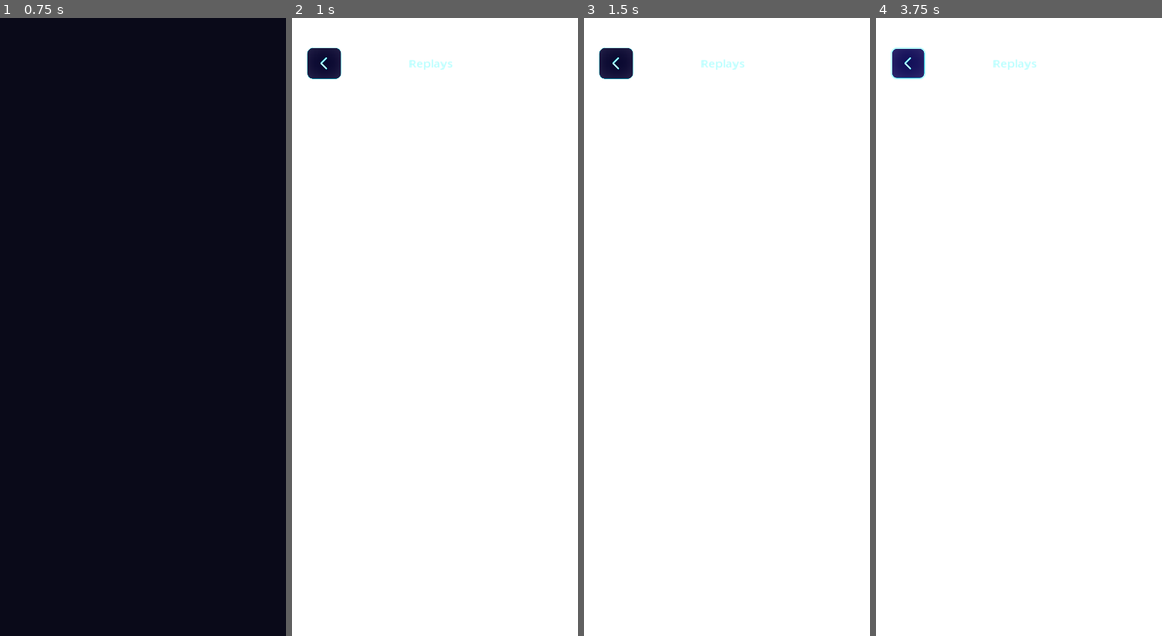
Above: before the commit, frames 1-4 (left to right).
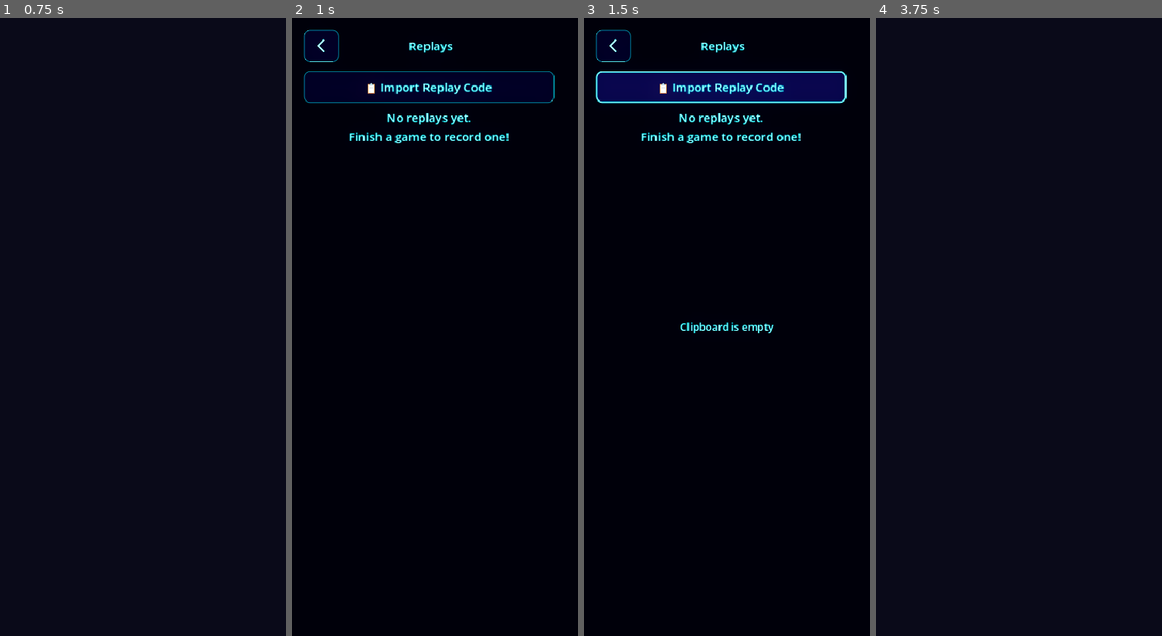
Above: after the commit, the same moments.

Repository: mchambers-mojang/sweet-vinegar-games
Game: Godot game, scene res://scenes/game_picker.tscn
The game is run twice, just before and just after one commit, with the same random seed, the same clock (stepped at 60 frames per second) and the same inputs.
Inputs (mouse positions are in pixels of both pictures, inside the frame that each line leads up to; where the layout moved, square brackets give the same spot in the first picture):
- Up to frame 1 (0.75 s): click (143, 574) at 0.5 s
- Up to frame 2 (1 s): no input
- Up to frame 3 (1.5 s): click (721, 85) at 1.25 s, where only the run after the commit has a clickable "📋 Import Replay Code"
- Up to frame 4 (3.75 s): click (1013, 85) at 2 s, where only the run after the commit has a clickable "📋 Import Replay Code"; click (1013, 85) at 2.75 s, where only the run after the commit has a clickable "📋 Import Replay Code"; click (904, 48) [907, 61] at 3.5 s

Frame 1 is identical in both runs. In frame 2, 100% of the frame differs, in the area x 0-100%, y 0-100%; in frame 3, 100%; in frame 4, 100%.
Error before the commit: Parse Error: Expected closing ")" after call arguments. (res://scripts/replays/replays_screen.gd:138)

Commit message:
fix: restore missing closing parens and elif bookmark conditions
Three edits had accidental truncations:
- replays_screen.gd: restore closing ) and btn_row.add_child(play_btn)
  after the REPLAY_VIEWER transition
- shikaku_game_screen.gd: restore elif action == "bookmark" branch
- blockudoku_game_screen.gd: restore elif action == "bookmark" branch

Diff:
--- a/scripts/blockudoku/blockudoku_game_screen.gd
+++ b/scripts/blockudoku/blockudoku_game_screen.gd
@@ -612,6 +612,7 @@
 			_stop_shatter()
 			dialog.queue_free()
 			SceneTransition.transition_to(Scenes.BLOCKUDOKU_MENU)
+		elif action == "bookmark":
 			var success := ReplayManager.bookmark_latest_replay()
 			if success:
 				dialog.dialog_text += "\n\n✓ Replay bookmarked!"
--- a/scripts/replays/replays_screen.gd
+++ b/scripts/replays/replays_screen.gd
@@ -133,6 +133,8 @@
 			var full_replay := ReplayManager.get_replay_by_id(replay_id)
 			ReplayManager.set_pending_playback(full_replay)
 			SceneTransition.transition_to(Scenes.REPLAY_VIEWER)
+		)
+		btn_row.add_child(play_btn)
 
 	# Share button
 	var share_btn := Button.new()
--- a/scripts/shikaku/shikaku_game_screen.gd
+++ b/scripts/shikaku/shikaku_game_screen.gd
@@ -446,6 +446,7 @@
 		if action == "menu":
 			dialog.queue_free()
 			SceneTransition.transition_to(Scenes.SHIKAKU_MENU)
+		elif action == "bookmark":
 			var success := ReplayManager.bookmark_latest_replay()
 			if success:
 				dialog.dialog_text += "\n\n✓ Replay bookmarked!"
